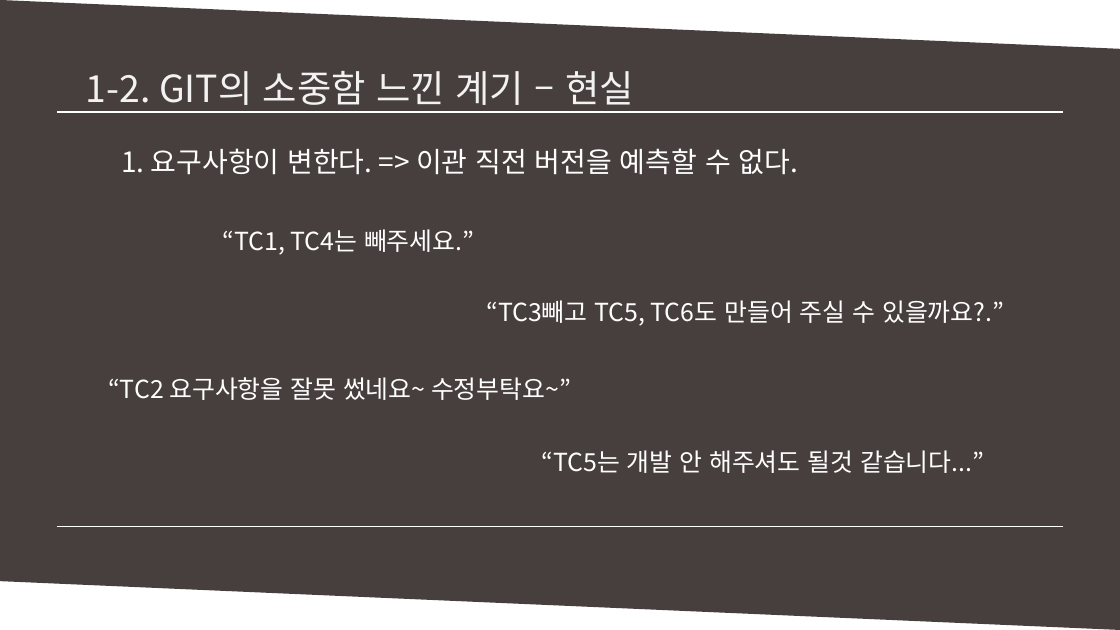
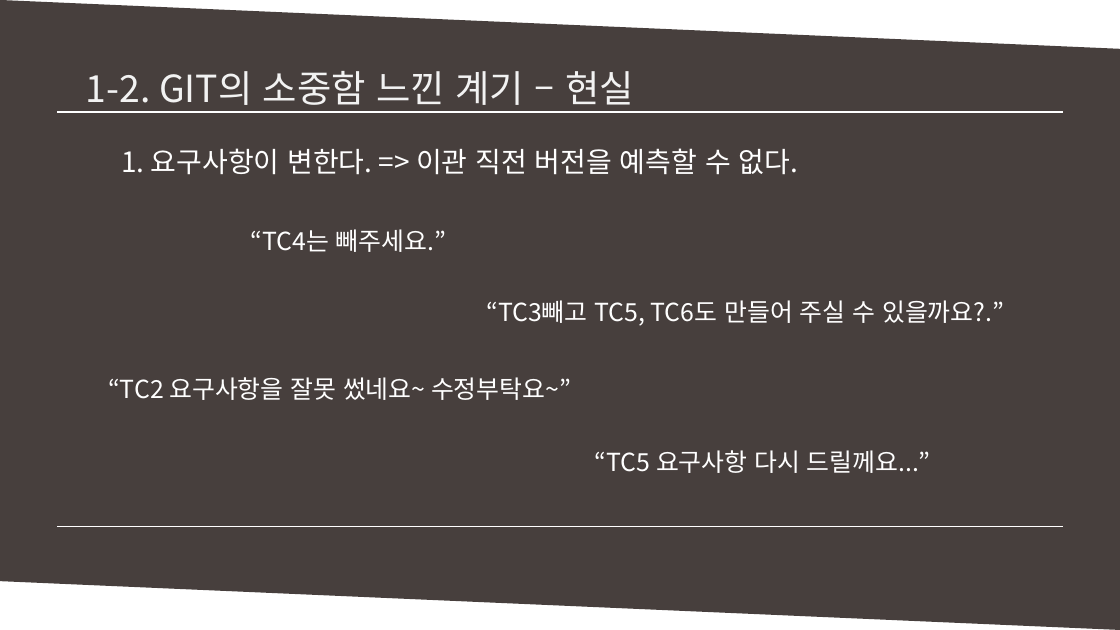
Before and after one commit to MinSikMoon/pptgit, a slide deck: slide 8 of git발표.pptx. Drawn at 1120x630 pixels with LibreOffice and Linux fonts; fonts in the diff are those of the drawing. Boxes give left, top, right and bottom in pixels: in the first picture for what was removed or moved away, otherwise in the second. Text is boxed around its words. In the diff, an @@ line names an element or a change of style, - is before the commit and + after.

```diff
--- a/git발표.pptx
+++ b/git발표.pptx
@@ text at (251, 229, 446, 252): text changed @@
-“TC1, TC4는 빼주세요.”
+“TC4는 빼주세요.”
@@ text at (595, 450, 931, 473): text changed @@
-“TC5는 개발 안 해주셔도 될것 같습니다...”
+“TC5 요구사항 다시 드릴께요...”
```
Also in this commit, not shown: 3 other slides changed, 1 slide added, 1 other file.
